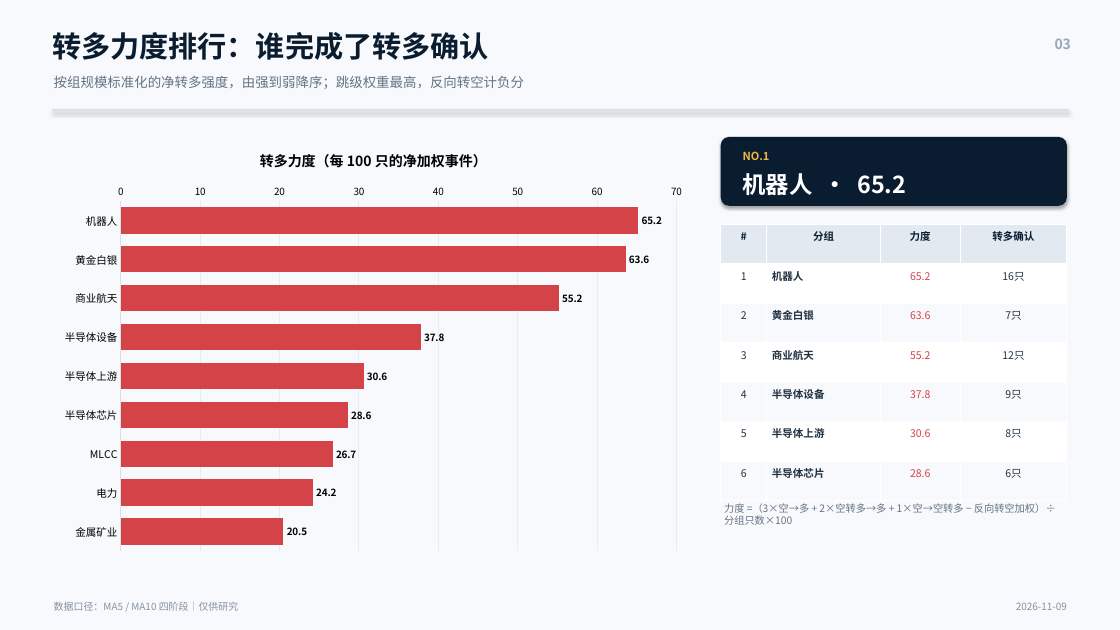
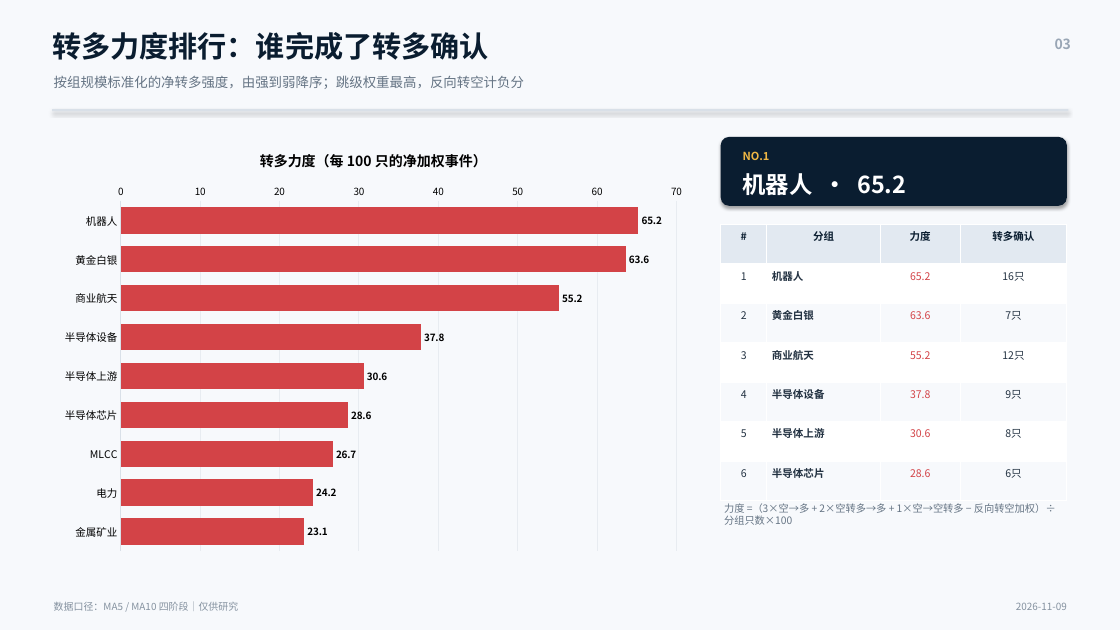
Before and after one commit to nancybhc/a-share-blast-lab, a slide deck: slide 3 of assets/多空阶段简报_2026-11-09.pptx. Drawn at 1120x630 pixels with LibreOffice and Linux fonts; fonts in the diff are those of the drawing. Boxes give left, top, right and bottom in pixels: in the first picture for what was removed or moved away, otherwise in the second. Text is boxed around its words. In the diff, an @@ line names an element or a change of style, - is before the commit and + after.

```diff
--- a/assets/多空阶段简报_2026-11-09.pptx
+++ b/assets/多空阶段简报_2026-11-09.pptx
@@ bar chart at (52, 133, 695, 560) @@
@@ Series 1, 金属矿业: 20.5 to 23.1 @@
```
Also in this commit, not shown: 2 other slides changed, 11 other files.
